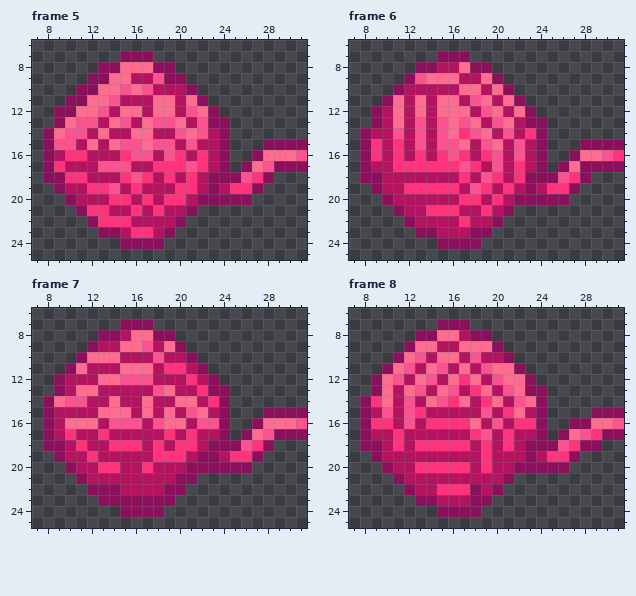
One commit to this pixel-art file: Assets/Assety/PLAYER_wloczka/klebek/odwijanie_zawijanie/wloczka8_spin_anim.aseprite. That is the earlier state.
32x32 pixels, 8 frames. Shown: frame 5: x 7..31, y 6..25; frame 6: x 7..31, y 6..25; frame 7: x 7..31, y 6..25; frame 8: x 7..31, y 6..25. The commit also changed other frames, which this record leaves out.
And afterwards:
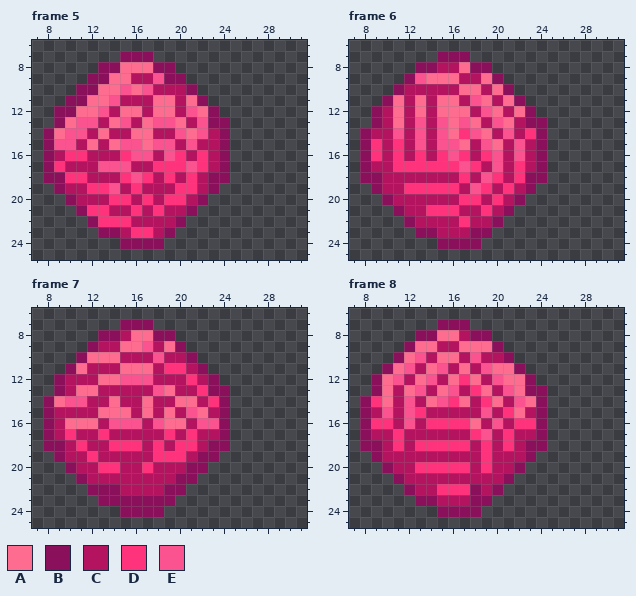
Palette (. is transparent): A #fe6c90  B #8b105c  C #b41360  D #ff327c  E #fa5390
The exact change:
layer "ogonek" now hidden
Frame 5:
y 15: x 28..31 BBBB -> ....
y 16: x 27..31 BAAAE -> .....
y 17: x 26..31 BAEBBB -> ......
y 18: x 25..28 BEDB -> ....
y 19: x 24..27 CDDB -> ....
y 20: x 23..26 BBBB -> ....
Frame 6:
y 15: x 28..31 BBBB -> ....
y 16: x 27..31 BAAED -> .....
y 17: x 26..31 BABBBB -> ......
y 18: x 25..28 BEDB -> ....
y 19: x 24..27 CDDB -> ....
y 20: x 23..26 BBBB -> ....
Frame 7: the same change as frame 5
Frame 8:
y 15: x 29..31 BBB -> ...
y 16: x 27..31 BBAAE -> .....
y 17: x 26..31 BAEDBB -> ......
y 18: x 25..29 BEDBB -> .....
y 19: x 24..27 CDDB -> ....
y 20: x 23..26 BBBB -> ....
Boxes around the changes in both pictures, in picture pixels (x1, y1, x2, y2):
erased: (208, 139, 307, 205)
erased: (525, 139, 624, 205)
erased: (208, 407, 307, 473)
erased: (525, 407, 624, 473)
